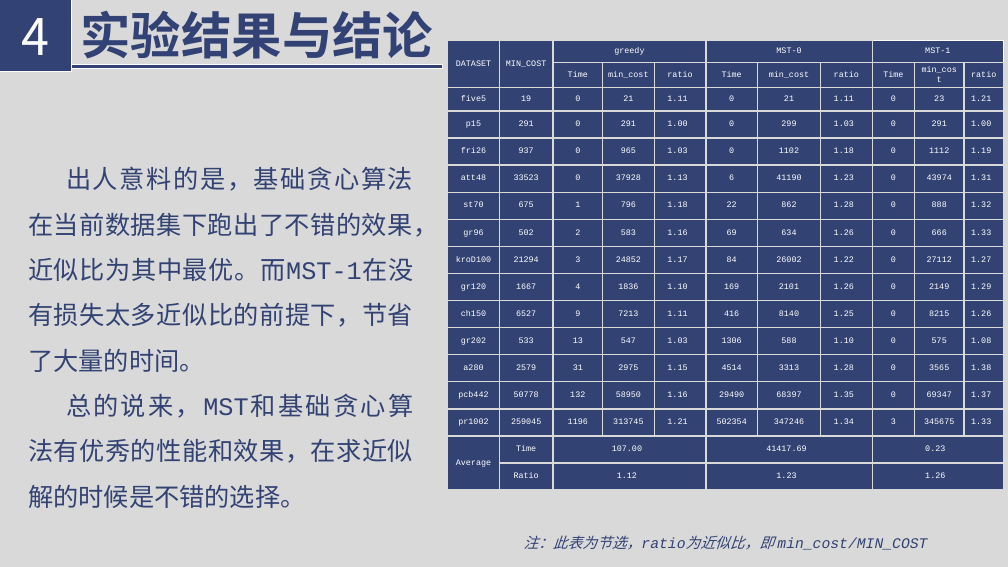
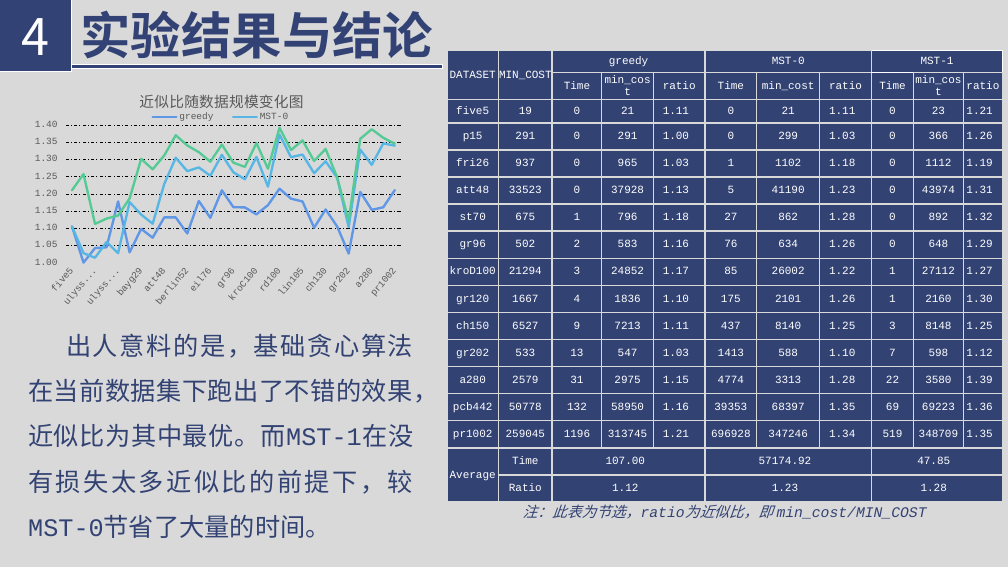
Before and after one commit to Florenz0707/AlgorithmProject, a slide deck: slide 28 of 3023244222-1-3/reports/introduction.pptx. Drawn at 1008x567 pixels with LibreOffice and Linux fonts; fonts in the diff are those of the drawing. Boxes give left, top, right and bottom in pixels: in the first picture for what was removed or moved away, otherwise in the second. Text is boxed around its words. In the diff, an @@ line names an element or a change of style, - is before the commit and + after.

```diff
--- a/3023244222-1-3/reports/introduction.pptx
+++ b/3023244222-1-3/reports/introduction.pptx
@@ table at (x1=447, y1=50, x2=1002, y2=498) @@
-row 4, column 10: 291
+row 4, column 10: 366
-row 4, column 11: 1.00
+row 4, column 11: 1.26
-row 5, column 6: 0
+row 5, column 6: 1
-row 6, column 6: 6
+row 6, column 6: 5
-row 7, column 6: 22
+row 7, column 6: 27
-row 7, column 10: 888
+row 7, column 10: 892
-row 8: gr96 | 502 | 2 | 583 | 1.16 | 69 | 634 | 1.26 | 0 | 666 | 1.33
+row 8: gr96 | 502 | 2 | 583 | 1.16 | 76 | 634 | 1.26 | 0 | 648 | 1.29
-row 9, column 6: 84
+row 9, column 6: 85
-row 9, column 9: 0
+row 9, column 9: 1
-row 10: gr120 | 1667 | 4 | 1836 | 1.10 | 169 | 2101 | 1.26 | 0 | 2149 | 1.29
+row 10: gr120 | 1667 | 4 | 1836 | 1.10 | 175 | 2101 | 1.26 | 1 | 2160 | 1.30
-row 11: ch150 | 6527 | 9 | 7213 | 1.11 | 416 | 8140 | 1.25 | 0 | 8215 | 1.26
+row 11: ch150 | 6527 | 9 | 7213 | 1.11 | 437 | 8140 | 1.25 | 3 | 8148 | 1.25
-row 12: gr202 | 533 | 13 | 547 | 1.03 | 1306 | 588 | 1.10 | 0 | 575 | 1.08
+row 12: gr202 | 533 | 13 | 547 | 1.03 | 1413 | 588 | 1.10 | 7 | 598 | 1.12
-row 13: a280 | 2579 | 31 | 2975 | 1.15 | 4514 | 3313 | 1.28 | 0 | 3565 | 1.38
+row 13: a280 | 2579 | 31 | 2975 | 1.15 | 4774 | 3313 | 1.28 | 22 | 3580 | 1.39
-row 14: pcb442 | 50778 | 132 | 58950 | 1.16 | 29490 | 68397 | 1.35 | 0 | 69347 | 1.37
+row 14: pcb442 | 50778 | 132 | 58950 | 1.16 | 39353 | 68397 | 1.35 | 69 | 69223 | 1.36
-row 15: pr1002 | 259045 | 1196 | 313745 | 1.21 | 502354 | 347246 | 1.34 | 3 | 345675 | 1.33
+row 15: pr1002 | 259045 | 1196 | 313745 | 1.21 | 696928 | 347246 | 1.34 | 519 | 348709 | 1.35
-row 16, column 6: 41417.69
+row 16, column 6: 57174.92
-row 16, column 9: 0.23
+row 16, column 9: 47.85
-row 17, column 9: 1.26
+row 17, column 9: 1.28
@@ size 8 to 10.5 pt in "DATASET", "MIN_COST", "greedy", "MST-0" and 124 more places @@
@@ borders changed @@
@@ table moved from (x1=448, y1=40, x2=1003, y2=488) to (x1=447, y1=50, x2=1002, y2=498) @@
@@ line chart added at (x1=32, y1=85, x2=410, y2=312) @@
+title "近似比随数据规模变化图 "
+categories: five5, p15, ulysses16, gr17, ulysses22, fri26, bayg29, bays29, att48, eil51, berlin52, st70, eil76, pr76, gr96, kroA100, kroC100, kroD100, rd100, eil101, lin105, gr120, ch130, ch150, gr202, tsp225, a280, pcb442, pr1002
+greedy: 1.11, 1, 1.04, 1.04, 1.18, 1.03, 1.1, 1.07, 1.13, 1.13, 1.08, 1.18, 1.13, 1.21, 1.16, 1.16, 1.14, 1.17, 1.22, 1.19, 1.18, 1.1, 1.15, 1.11, 1.03, 1.21, 1.15, 1.16, 1.21
+MST-0: 1.11, 1.03, 1.01, 1.06, 1.03, 1.18, 1.14, 1.11, 1.23, 1.31, 1.27, 1.28, 1.25, 1.31, 1.26, 1.24, 1.31, 1.22, 1.37, 1.31, 1.31, 1.26, 1.3, 1.25, 1.1, 1.33, 1.28, 1.35, 1.34
+MST-1: 1.21, 1.26, 1.11, 1.13, 1.14, 1.19, 1.3, 1.27, 1.31, 1.37, 1.34, 1.32, 1.29, 1.34, 1.29, 1.28, 1.35, 1.27, 1.39, 1.33, 1.36, 1.3, 1.33, 1.25, 1.12, 1.36, 1.39, 1.36, 1.35
@@ text at (x1=28, y1=379, x2=438, y2=538): text changed @@
-出人意料的是，基础贪心算法在当前数据集下跑出了不错的效果，近似比为其中最优。而MST-1在没有损失太多近似比的前提下，节省了大量的时间。
-总的说来，MST和基础贪心算法有优秀的性能和效果，在求近似解的时候是不错的选择。
+出人意料的是，基础贪心算法在当前数据集下跑出了不错的效果，近似比为其中最优。而MST-1在没有损失太多近似比的前提下，较MST-0节省了大量的时间。
@@ text "注：此表为节选，ratio为近似比，即 min_cost/MIN_COST" moved from (x1=524, y1=535, x2=927, y2=550) to (x1=523, y1=504, x2=927, y2=519) @@
```
Also in this commit, not shown: 2 other slides changed, 1 slide removed, 1 other file.
